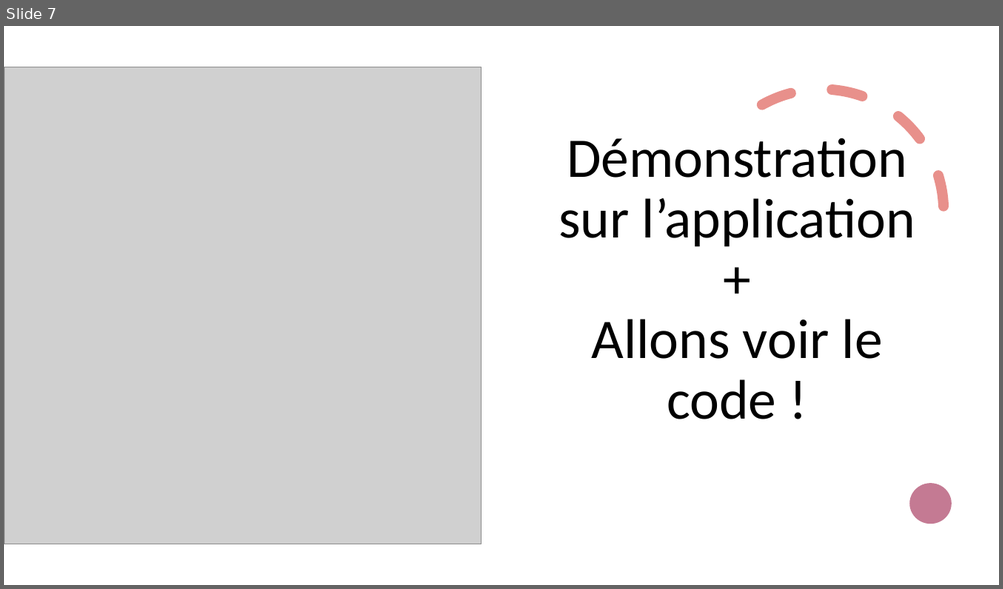
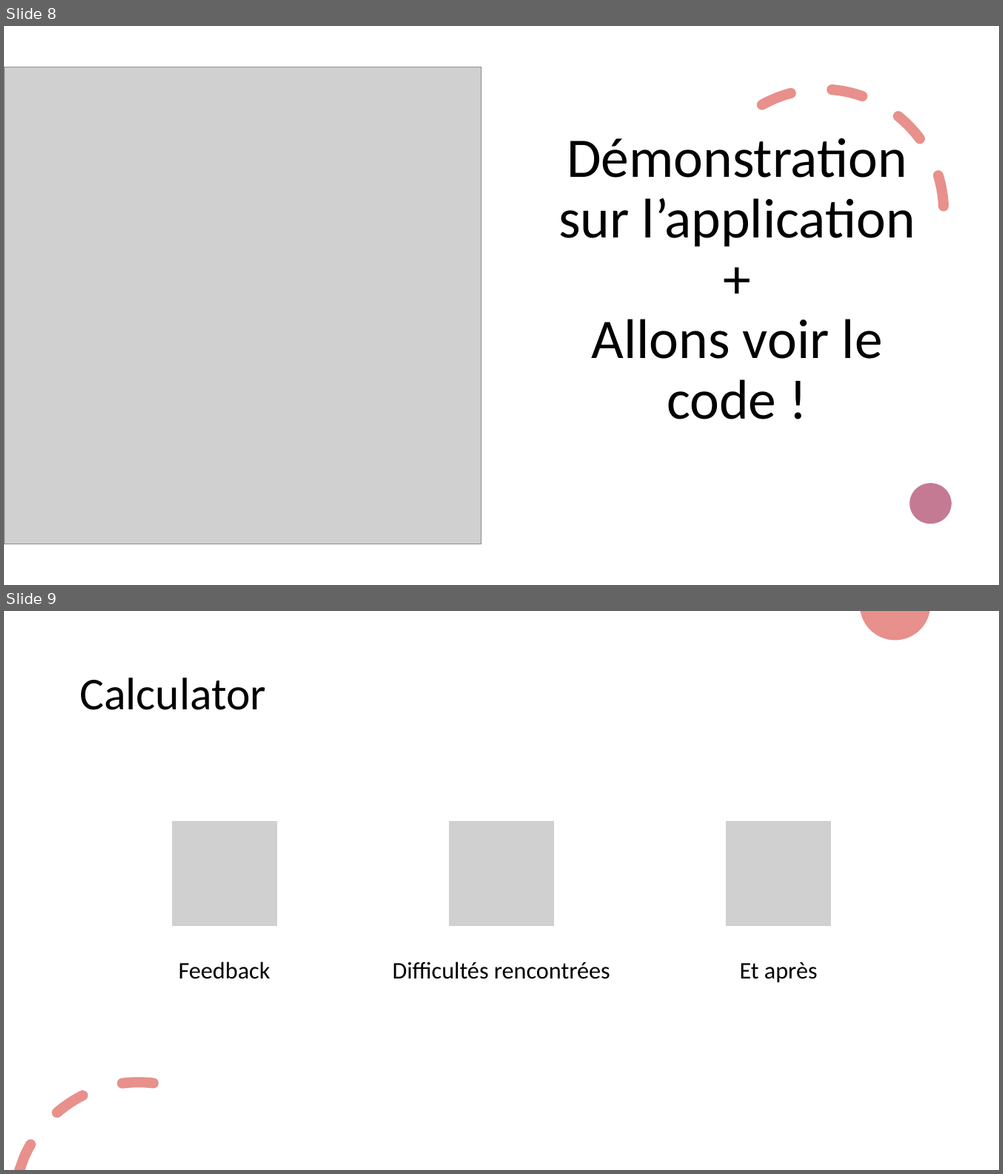
Before and after one commit to MickaeliOS/OpenClassrooms-P5-CountOnMe, a slide deck: Horn_Mickael_2_presentation_022122.pptx. Shown one above the other, each under a label of ours: slide 7 before the commit, slides 8 and 9 after it. The pictures are 1003x589 and 1003x1174 pixels, drawn with LibreOffice and Linux fonts; fonts in the diff are those of the drawing; grey boxes stand for pictures. Boxes give left, top, right and bottom in pixels: in the first picture for what was removed or moved away, otherwise in the second. Text is boxed around its words. In the diff, an @@ line names an element or a change of style, - is before the commit and + after.

```diff
--- a/Horn_Mickael_2_presentation_022122.pptx
+++ b/Horn_Mickael_2_presentation_022122.pptx
@@ slide 9 added at (4,611,999,1170), background #FFFFFF; not listed: 2 template elements that a slide beside it also shows @@
@@ title added at (79,678,266,710), 44 pt, text #000000 @@
+Calculator
@@ group added at (171,820,831,983): 3 pictures, 3 texts @@
+Feedback
+Difficultés rencontrées
+Et après
@@ what was slide 7 is now slide 8 @@
```
Also in this commit, not shown: 5 slides changed, 1 other slide added, 3 other files.
